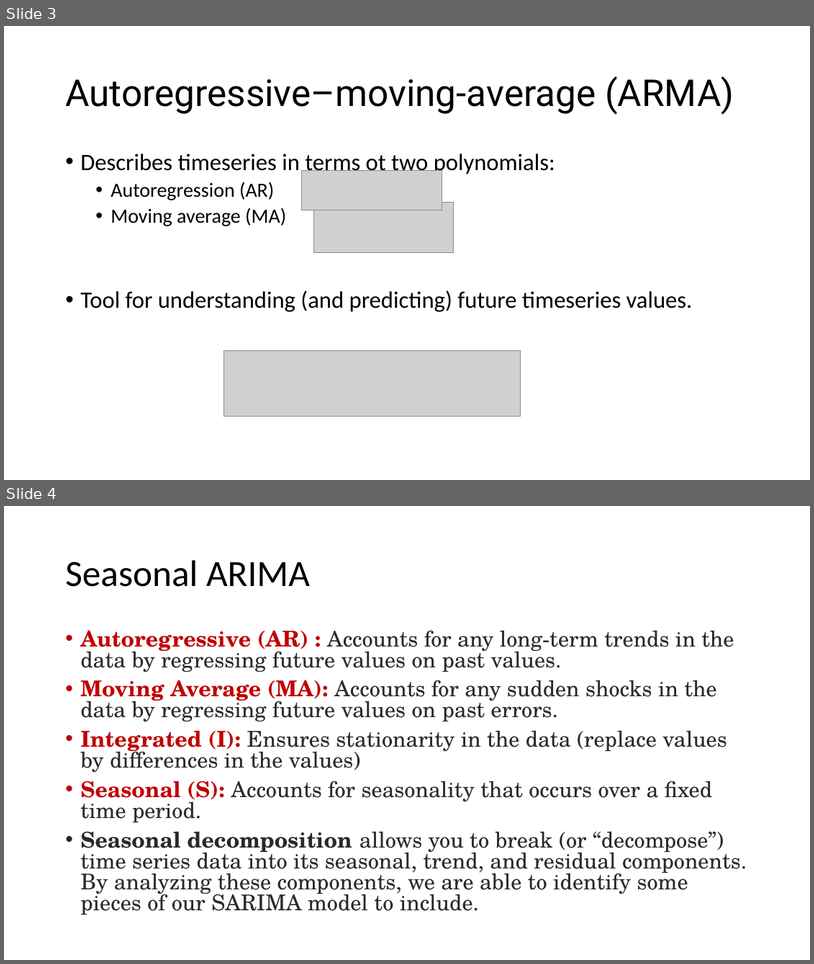
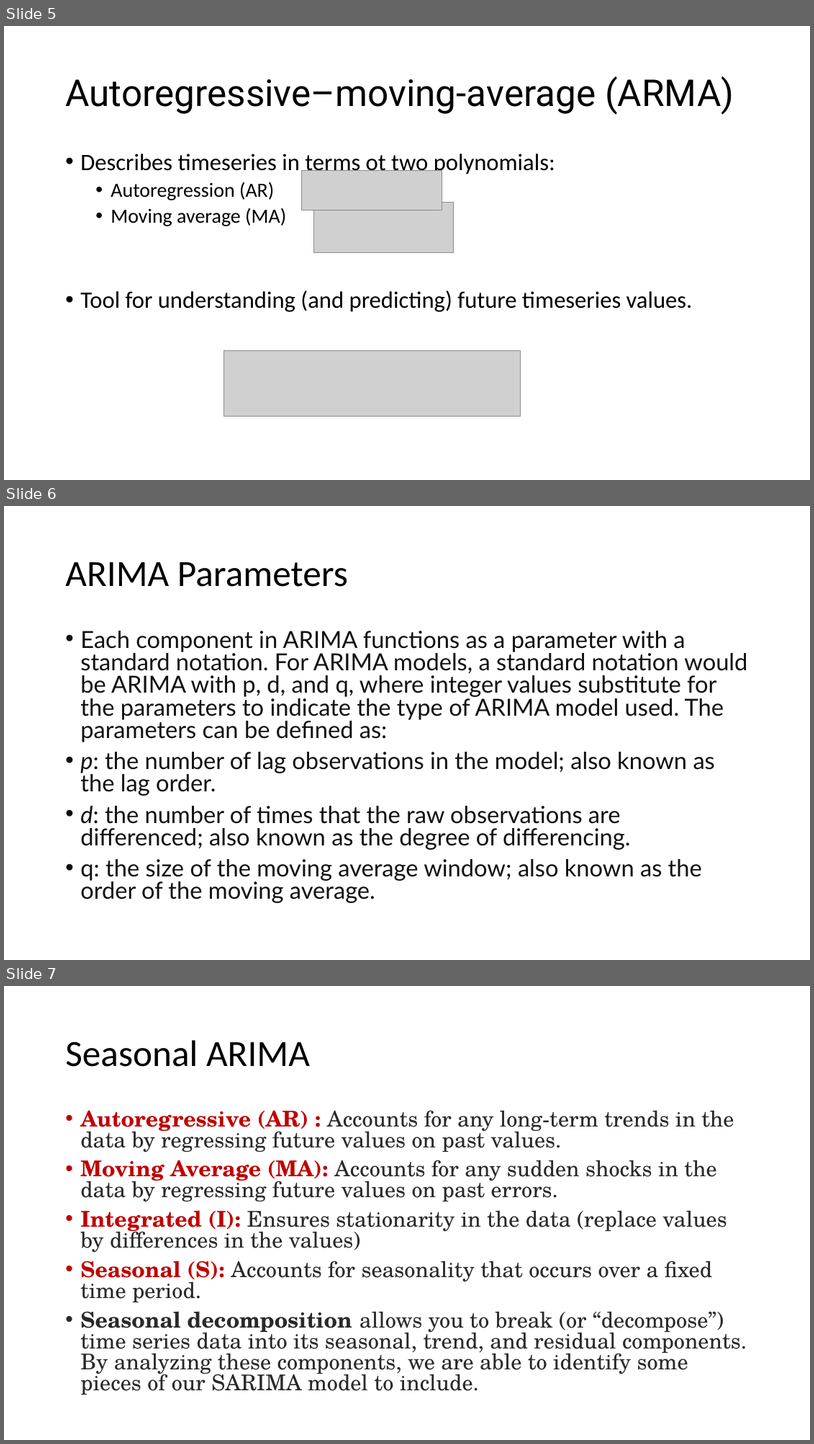
Before and after one commit to noise-lab/ml-systems, a slide deck: docs/slides/17-Timeseries.pptx. Shown one above the other, each under a label of ours: slides 3 and 4 before the commit, slides 5, 6 and 7 after it. The pictures are 814x964 and 814x1444 pixels, drawn with LibreOffice and Linux fonts; fonts in the diff are those of the drawing; grey boxes stand for pictures. Boxes give left, top, right and bottom in pixels: in the first picture for what was removed or moved away, otherwise in the second. Text is boxed around its words. In the diff, an @@ line names an element or a change of style, - is before the commit and + after.

Commit message:
one more cell to include timeseries cleanup

```diff
--- a/docs/slides/17-Timeseries.pptx
+++ b/docs/slides/17-Timeseries.pptx
@@ slide 6 added at box(4, 506, 810, 960), background #FFFFFF @@
@@ title added at box(65, 562, 348, 587), 44 pt, text #000000 @@
+ARIMA Parameters
@@ text added at box(80, 631, 748, 903), 28 pt, text #111111 @@
+• Each component in ARIMA functions as a parameter with a standard notation. For ARIMA models, a standard notation would be ARIMA with p, d, and q, where integer values substitute for the parameters to indicate the type of ARIMA model used. The parameters can be defined as:
+• p: the number of lag observations in the model; also known as the lag order.
+• d: the number of times that the raw observations are differenced; also known as the degree of differencing.
+• q: the size of the moving average window; also known as the order of the moving average.
@@ what was slide 3 is now slide 5 @@
@@ what was slide 4 is now slide 7 @@
```
Also in this commit, not shown: 2 other slides added, 2 other files.
